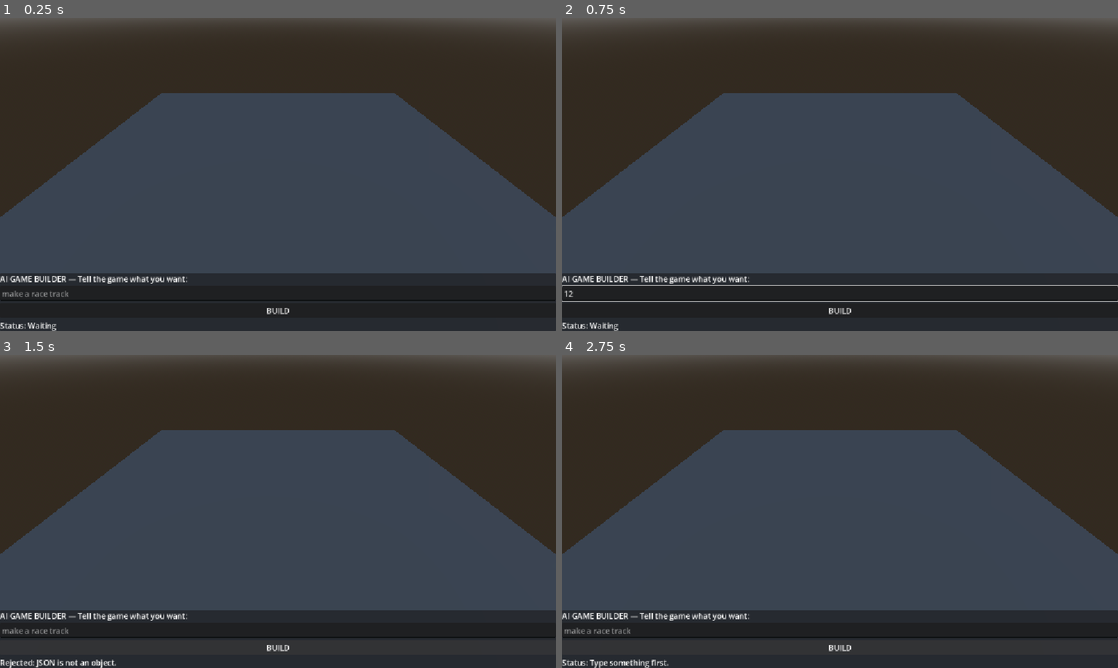
Above: before the commit, frames 1-4 (two rows, left to right).
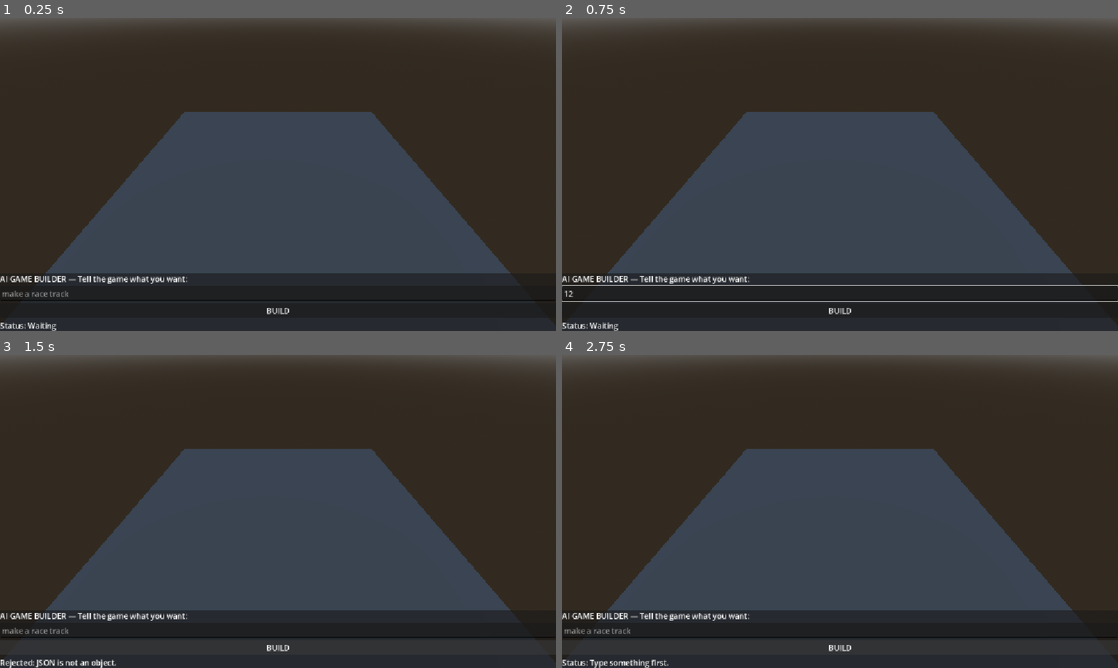
Above: after the commit, the same moments.

Repository: Stakeandwager/genesis
Game: Godot game, scene res://scenes/main.tscn
Same seed, same stepped clock (60 frames per second), same inputs: the game is played once before the commit and once after it.
Inputs (mouse positions are in pixels of both pictures, inside the frame that each line leads up to):
- Up to frame 1 (0.25 s): no input
- Up to frame 2 (0.75 s): click (840, 293) at 0.52 s; type "12" at 0.6 s
- Up to frame 3 (1.5 s): click "BUILD" at 1.25 s
- Up to frame 4 (2.75 s): click "BUILD" at 2 s

The runs differ from the first frame. In frame 1, 16% of the frame differs, in the area x 0-100%, y 24-82%; in frame 2, 16%; in frame 3, 16%; in frame 4, 16%.

Commit message:
Stage 4-6: track geometry with parameters and corner modification

Diff:
--- a/scenes/main.tscn
+++ b/scenes/main.tscn
@@ -27,7 +27,7 @@
 environment = SubResource("Environment_ra2i3")
 
 [node name="Camera3D" type="Camera3D" parent="." unique_id=2089708762]
-transform = Transform3D(1, 0, 0, 0, 0.76604444, 0.6427876, 0, -0.6427876, 0.76604444, 0, 60, 80)
+transform = Transform3D(1, 0, 0, 0, 0.76604444, 0.6427876, 0, -0.6427876, 0.76604444, 0, 90, 110)
 
 [node name="UI" type="CanvasLayer" parent="." unique_id=203839171]
 
--- a/scripts/game_controller.gd
+++ b/scripts/game_controller.gd
@@ -1,43 +1,35 @@
 extends Node
 class_name GameController
 
-# --- Prototype 001 - Stage 3: Command dispatch ---
-# This is the ONLY place a validated command becomes a game action.
+# --- Prototype 001 - Stages 4-6: Command dispatch with real geometry ---
 
 signal log_message(text: String)
+
+var track_builder: TrackBuilder
+
+
+func setup(world_root: Node3D) -> void:
+	track_builder = TrackBuilder.new()
+	track_builder.name = "TrackBuilder"
+	world_root.add_child(track_builder)
 
 
 func execute(command: String, parameters: Dictionary) -> void:
 	match command:
 		"CREATE_TRACK":
-			_create_track(parameters)
+			log_message.emit(track_builder.build(parameters))
 		"MODIFY_TRACK":
 			_modify_track(parameters)
 		"SPAWN_OPPONENTS":
-			_spawn_opponents(parameters)
+			log_message.emit("SPAWN_OPPONENTS not implemented yet")
 		"CLEAR_WORLD":
-			_clear_world(parameters)
+			track_builder.clear()
+			log_message.emit("CLEAR_WORLD")
 		_:
 			log_message.emit("No handler for: " + command)
 
 
-func _create_track(parameters: Dictionary) -> void:
-	var length = parameters.get("length", 1000)
-	var corners = parameters.get("corners", 4)
-	var difficulty = parameters.get("difficulty", "medium")
-	log_message.emit("CREATE_TRACK length=%s corners=%s difficulty=%s" % [length, corners, difficulty])
-
-
 func _modify_track(parameters: Dictionary) -> void:
-	var corner = parameters.get("corner", 1)
-	var difficulty = parameters.get("difficulty", "medium")
-	log_message.emit("MODIFY_TRACK corner=%s difficulty=%s" % [corner, difficulty])
-
-
-func _spawn_opponents(parameters: Dictionary) -> void:
-	var count = parameters.get("count", 1)
-	log_message.emit("SPAWN_OPPONENTS count=%s" % count)
-
-
-func _clear_world(_parameters: Dictionary) -> void:
-	log_message.emit("CLEAR_WORLD")
+	var corner: int = int(parameters.get("corner", 1))
+	var difficulty: String = str(parameters.get("difficulty", "medium"))
+	log_message.emit(track_builder.modify_corner(corner, difficulty))
--- a/scripts/main.gd
+++ b/scripts/main.gd
@@ -13,7 +13,7 @@
 	controller = GameController.new()
 	add_child(controller)
 	controller.log_message.connect(_on_controller_log)
-
+	controller.setup(self)
 	build_button.pressed.connect(_on_build_pressed)
 	input_box.text_submitted.connect(_on_text_submitted)
 	status_label.text = "Status: Waiting"
--- /dev/null
+++ b/scripts/track_builder.gd
@@ -0,0 +1,167 @@
+extends Node3D
+class_name TrackBuilder
+
+# --- Prototype 001 - Stages 4 & 5: Track geometry ---
+# Deliberately primitive. Visual proof only, no racing realism.
+
+const SEGMENT_WIDTH := 12.0
+const SEGMENT_THICKNESS := 0.5
+
+var corner_nodes: Array[Node3D] = []
+
+
+func build(parameters: Dictionary) -> String:
+	clear()
+
+	var length: float = float(parameters.get("length", 1000))
+	var corners: int = int(parameters.get("corners", 4))
+	var difficulty: String = str(parameters.get("difficulty", "medium"))
+
+	corners = clampi(corners, 2, 12)
+	length = clampf(length, 200.0, 3000.0)
+
+	var radius: float = length / 40.0
+	radius = clampf(radius, 15.0, 70.0)
+
+	var tightness := _difficulty_to_tightness(difficulty)
+
+	var points: Array[Vector3] = []
+	for i in corners:
+		var angle := TAU * (float(i) / float(corners))
+		var wobble := 1.0 - (tightness * 0.35)
+		points.append(Vector3(
+			cos(angle) * radius,
+			0.0,
+			sin(angle) * radius * wobble
+		))
+
+	for i in points.size():
+		var from: Vector3 = points[i]
+		var to: Vector3 = points[(i + 1) % points.size()]
+		_build_straight(from, to)
+		_build_corner(i, from, difficulty)
+
+	_build_start_line(points[0])
+
+	return "CREATE_TRACK length=%d corners=%d difficulty=%s" % [int(length), corners, difficulty]
+
+
+func modify_corner(corner_index: int, difficulty: String) -> String:
+	if corner_nodes.is_empty():
+		return "MODIFY_TRACK failed: no track exists yet"
+
+	var index := corner_index - 1
+
+	if index < 0 or index >= corner_nodes.size():
+		return "MODIFY_TRACK failed: corner %d does not exist (track has %d)" % [corner_index, corner_nodes.size()]
+
+	var corner := corner_nodes[index]
+	var tightness := _difficulty_to_tightness(difficulty)
+
+	var marker := corner.get_child(0) as MeshInstance3D
+	var box := marker.mesh as BoxMesh
+	box.size = Vector3(
+		SEGMENT_WIDTH * (1.0 - tightness * 0.55),
+		SEGMENT_THICKNESS + tightness * 3.0,
+		SEGMENT_WIDTH * (1.0 - tightness * 0.55)
+	)
+	marker.material_override = _make_material(_difficulty_to_colour(difficulty))
+
+
+
+	return "MODIFY_TRACK corner=%d difficulty=%s" % [corner_index, difficulty]
+
+
+func clear() -> void:
+	for child in get_children():
+		child.queue_free()
+	corner_nodes.clear()
+
+
+func has_track() -> bool:
+	return not corner_nodes.is_empty()
+
+
+# --- internal helpers ---
+
+func _build_straight(from: Vector3, to: Vector3) -> void:
+	var distance := from.distance_to(to)
+	print("STRAIGHT from=", from, " to=", to, " dist=", distance)
+
+	var segment := MeshInstance3D.new()
+	var box := BoxMesh.new()
+	box.size = Vector3(SEGMENT_WIDTH, 1.2, distance)
+	segment.mesh = box
+	segment.material_override = _make_material(Color(0.13, 0.13, 0.16))
+	add_child(segment)
+
+	var midpoint := (from + to) * 0.5
+	var direction := to - from
+	var angle := atan2(direction.x, direction.z)
+
+	segment.position = midpoint + Vector3(0.0, 2.0, 0.0)
+	segment.rotation = Vector3(0.0, angle, 0.0)
+
+	print("  -> added at ", segment.position, " visible=", segment.visible)
+func _build_corner(index: int, at: Vector3, difficulty: String) -> void:
+	var holder := Node3D.new()
+	holder.name = "Corner_%d" % (index + 1)
+	add_child(holder)
+
+	var tightness := _difficulty_to_tightness(difficulty)
+
+	var marker := MeshInstance3D.new()
+	var box := BoxMesh.new()
+	box.size = Vector3(
+		SEGMENT_WIDTH * (1.0 - tightness * 0.55),
+		SEGMENT_THICKNESS + tightness * 3.0,
+		SEGMENT_WIDTH * (1.0 - tightness * 0.55)
+	)
+	marker.mesh = box
+	marker.material_override = _make_material(_difficulty_to_colour(difficulty))
+	holder.add_child(marker)
+
+	holder.position = at + Vector3(0.0, 1.2, 0.0)
+	corner_nodes.append(holder)
+
+
+func _build_start_line(at: Vector3) -> void:
+	var line := MeshInstance3D.new()
+	var box := BoxMesh.new()
+	box.size = Vector3(SEGMENT_WIDTH + 2.0, SEGMENT_THICKNESS + 0.6, 2.0)
+	line.mesh = box
+	line.material_override = _make_material(Color(0.95, 0.95, 0.95))
+	line.position = at + Vector3(0.0, 1.6, 0.0)
+	add_child(line)
+
+
+func _difficulty_to_tightness(difficulty: String) -> float:
+	match difficulty.to_lower():
+		"easy":
+			return 0.15
+		"medium":
+			return 0.45
+		"hard":
+			return 0.75
+		"extreme":
+			return 0.95
+	return 0.45
+
+
+func _difficulty_to_colour(difficulty: String) -> Color:
+	match difficulty.to_lower():
+		"easy":
+			return Color(0.25, 0.65, 0.35)
+		"medium":
+			return Color(0.85, 0.7, 0.2)
+		"hard":
+			return Color(0.85, 0.3, 0.2)
+		"extreme":
+			return Color(0.7, 0.15, 0.6)
+	return Color(0.85, 0.7, 0.2)
+
+
+func _make_material(colour: Color) -> StandardMaterial3D:
+	var material := StandardMaterial3D.new()
+	material.albedo_color = colour
+	return material
Not shown, added: scripts/track_builder.gd.uid
